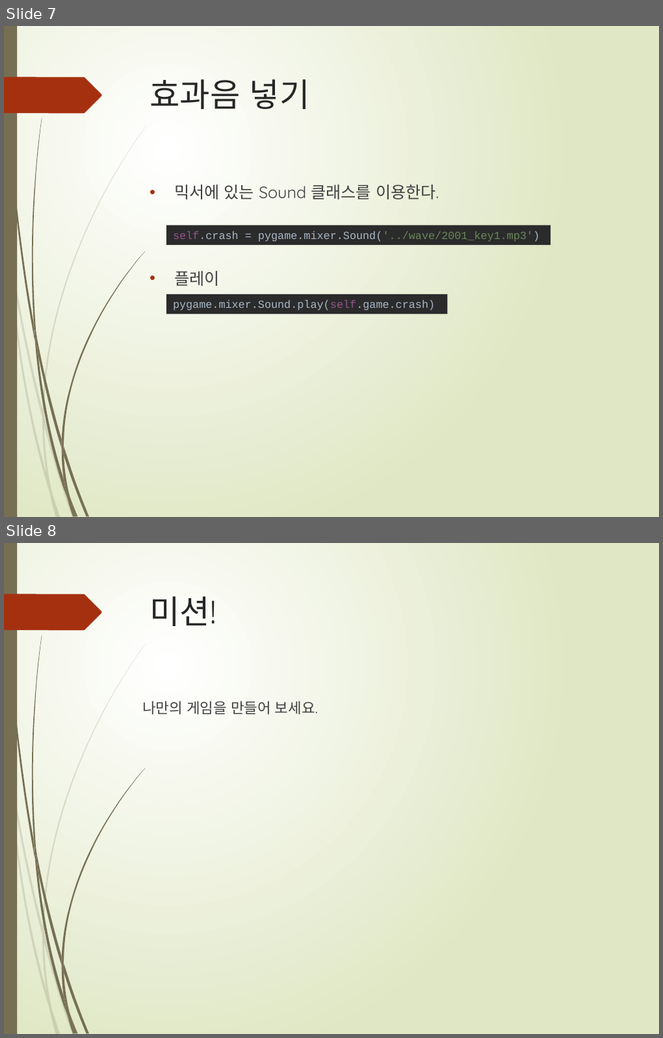
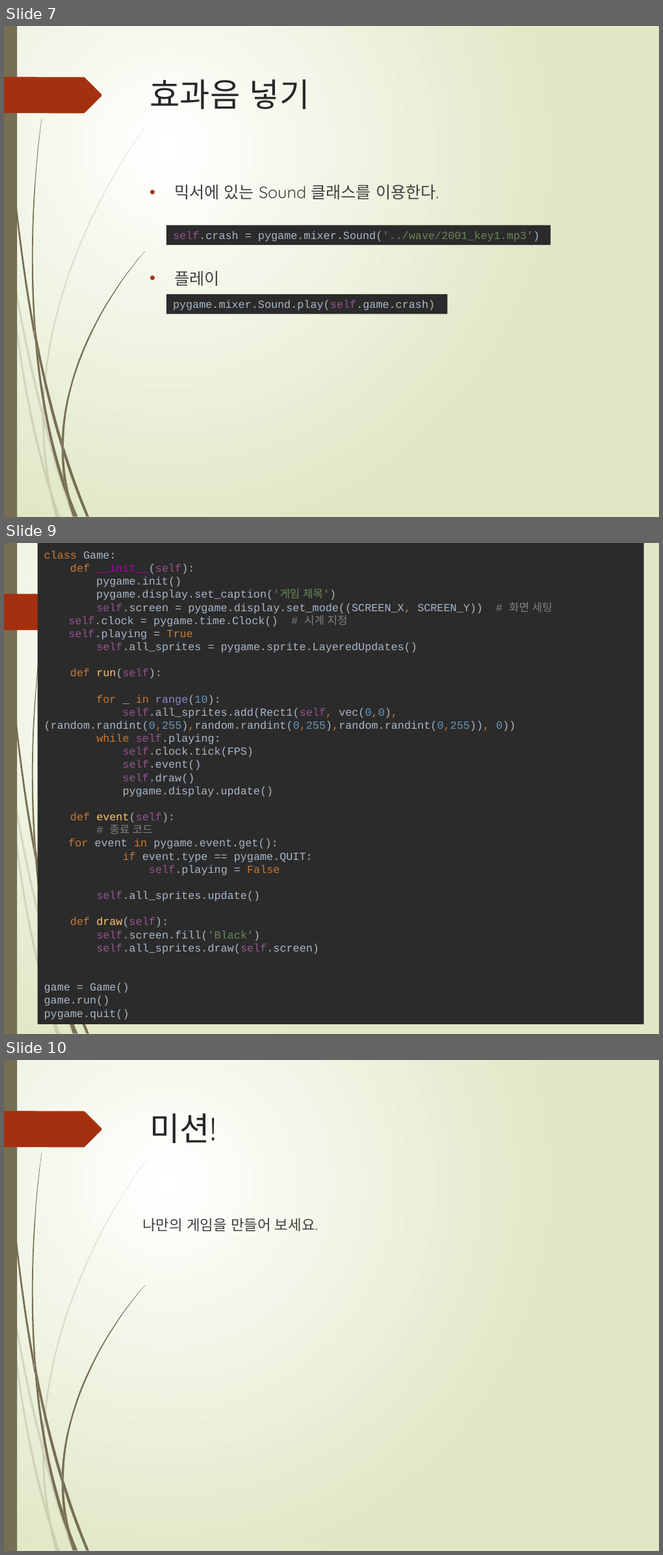
Before and after one commit to freshmea/weizman_python_class, a slide deck: textbook/파이썬6-1교시.pptx. Shown one above the other, each under a label of ours: slides 7 and 8 before the commit, slides 7, 9 and 10 after it; the slides between them are not shown. The pictures are 663x1038 and 663x1555 pixels, drawn with LibreOffice and Linux fonts; fonts in the diff are those of the drawing. Boxes give left, top, right and bottom in pixels: in the first picture for what was removed or moved away, otherwise in the second. Text is boxed around its words. In the diff, an @@ line names an element or a change of style, - is before the commit and + after.

```diff
--- a/textbook/파이썬6-1교시.pptx
+++ b/textbook/파이썬6-1교시.pptx
@@ slide 9 added at [4, 543, 659, 1034], background gradient #FFFFFF to #DFE8C4; not listed: 18 template elements that a slide beside it also shows @@
@@ rectangle added at [37, 543, 644, 1025], fill #2B2B2B, 12 pt, text #A9B7C6 @@
+class Game:
+def __init__(self):
+pygame.init()
+pygame.display.set_caption('게임 제목')
+self.screen = pygame.display.set_mode((SCREEN_X, SCREEN_Y)) # 화면 세팅
+self.clock = pygame.time.Clock() # 시계 지정
+self.playing = True
+self.all_sprites = pygame.sprite.LayeredUpdates()
+def run(self):
+for _ in range(10):
+self.all_sprites.add(Rect1(self, vec(0,0), (random.randint(0,255),random.randint(0,255),random.randint(0,255)), 0))
+while self.playing:
+self.clock.tick(FPS)
+self.event()
+self.draw()
+pygame.display.update()
+def event(self):
+# 종료 코드
+for event in pygame.event.get():
+if event.type == pygame.QUIT:
+self.playing = False
+self.all_sprites.update()
+def draw(self):
+self.screen.fill('Black')
+self.all_sprites.draw(self.screen)
+game = Game()
+game.run()
+pygame.quit()
@@ what was slide 8 is now slide 10 @@
```
Also in this commit, not shown: 1 other slide added, 4 other files.
